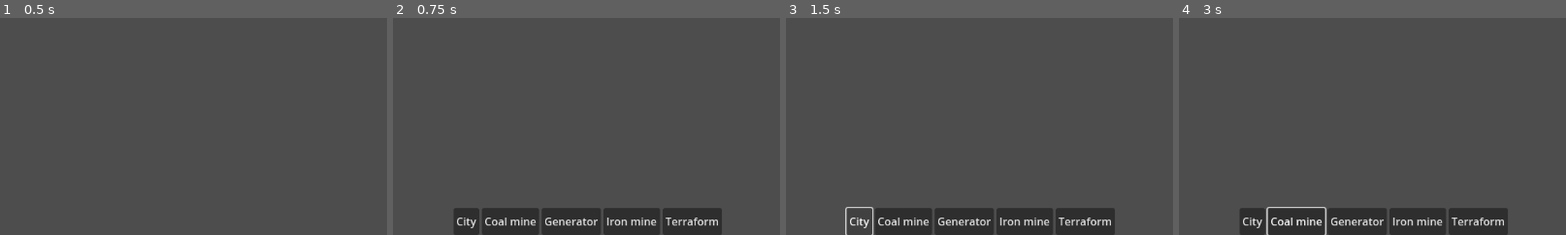
Above: before the commit, frames 1-4 (left to right).
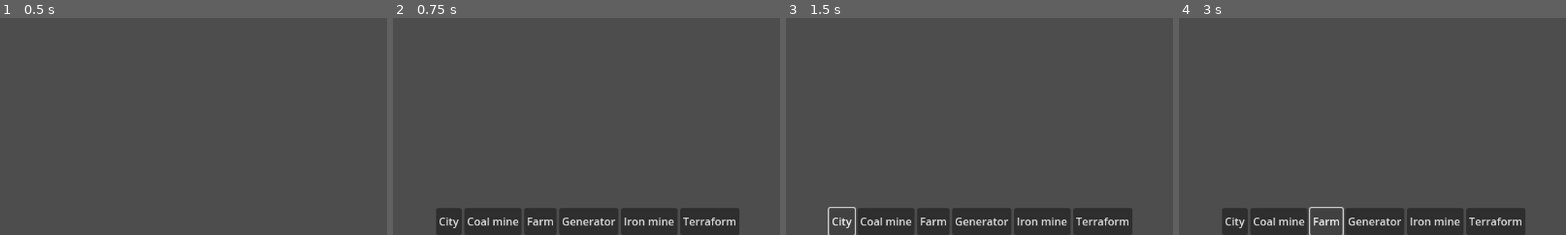
Above: after the commit, the same moments.

Repository: Kaszana102/GGJ2025
Game: Godot game, scene res://Scenes/main_menu.tscn
Same seed, same stepped clock (60 frames per second), same inputs: the game is played once before the commit and once after it. The project has no main scene, so this scene is started directly.
Inputs (mouse positions are % of the whole screen's width and height, from its top left):
- Up to frame 1 (0.5 s): no input
- Up to frame 2 (0.75 s): click "Play" at 0.5 s
- Up to frame 3 (1.5 s): click "City" at 1.25 s
- Up to frame 4 (3 s): click "Coal mine" at 2 s; click (44, 97) at 2.75 s, where only the run after the commit has a clickable "Farm"
The pictures show only the part of the screen within x 25-75%, y 50-100%; the shares and areas given below are measured in that part.

Frame 1 is identical in both runs. In frame 2, 3.1% of the frame differs, in the area x 11-90%, y 87-100%; in frame 3, 2.8%; in frame 4, 3.3%.
Error after the commit: Invalid call. Nonexistent function 'set_structure_ghost' in base 'Nil'. (res://Code/UI/build_structure_button.gd:14)

Commit message:
Placing structures from UI

Diff:
--- /dev/null
+++ b/ggj2025/Code/UI/build_structure_button.gd
@@ -0,0 +1,14 @@
+class_name BuildStructureButton
+
+extends Button
+
+
+@onready var colony_ui: ColonyUI = $"../.."
+
+@export var _structure_ghost: PackedScene
+
+func _ready() -> void:
+	pressed.connect(_on_pressed)
+
+func _on_pressed() -> void:
+	colony_ui.structure_placer.set_structure_ghost(_structure_ghost)
--- /dev/null
+++ b/ggj2025/Code/UI/colony_ui.gd
@@ -0,0 +1,5 @@
+class_name ColonyUI
+
+extends Control
+
+@export var structure_placer: StructurePlacer
--- a/ggj2025/Code/structures/structure_placer.gd
+++ b/ggj2025/Code/structures/structure_placer.gd
@@ -7,8 +7,11 @@
 var _structure_ghost: StructureGhost
 
 
-func set_structure_ghost(structure_ghost: StructureGhost) -> void:
-	_structure_ghost = structure_ghost
+func set_structure_ghost(structure_ghost_prefab: PackedScene) -> void:
+	var ghost = structure_ghost_prefab.instantiate()
+	get_tree().get_root().add_child(ghost)
+
+	_structure_ghost = ghost
 
 func clear_structure_ghost() -> void:
 	_structure_ghost.queue_free()
--- /dev/null
+++ b/ggj2025/Prefabs/Structures/Ghosts/city_ghost.tscn
@@ -0,0 +1,14 @@
+[gd_scene load_steps=4 format=3 uid="uid://t7y67sueah6u"]
+
+[ext_resource type="Script" path="res://Code/structures/structure_ghost.gd" id="1_uu6f7"]
+[ext_resource type="PackedScene" uid="uid://dyd7sto07crqg" path="res://Prefabs/Structures/city.tscn" id="2_11x4q"]
+
+[sub_resource type="SphereMesh" id="SphereMesh_3adjq"]
+
+[node name="CityGhost" type="Node3D"]
+script = ExtResource("1_uu6f7")
+structure = ExtResource("2_11x4q")
+
+[node name="MeshInstance3D" type="MeshInstance3D" parent="."]
+transform = Transform3D(1, 0, 0, 0, 1, 0, 0, 0, 1, 0, 0.1, 0)
+mesh = SubResource("SphereMesh_3adjq")
--- /dev/null
+++ b/ggj2025/Prefabs/Structures/Ghosts/coal_mine_ghost.tscn
@@ -0,0 +1,14 @@
+[gd_scene load_steps=4 format=3 uid="uid://435fcue1bac7"]
+
+[ext_resource type="Script" path="res://Code/structures/structure_ghost.gd" id="1_uj8d8"]
+[ext_resource type="PackedScene" uid="uid://bjkannkc13ctp" path="res://Prefabs/Structures/coal_mine.tscn" id="2_1ces7"]
+
+[sub_resource type="PrismMesh" id="PrismMesh_bi62b"]
+
+[node name="CoalMineGhost" type="Node3D"]
+script = ExtResource("1_uj8d8")
+structure = ExtResource("2_1ces7")
+
+[node name="MeshInstance3D" type="MeshInstance3D" parent="."]
+transform = Transform3D(1, 0, 0, 0, 1, 0, 0, 0, 1, 0, 0.1, 0)
+mesh = SubResource("PrismMesh_bi62b")
--- /dev/null
+++ b/ggj2025/Prefabs/Structures/Ghosts/farm_ghost.tscn
@@ -0,0 +1,14 @@
+[gd_scene load_steps=4 format=3 uid="uid://c6hej5vu88au1"]
+
+[ext_resource type="Script" path="res://Code/structures/structure_ghost.gd" id="1_euhxe"]
+[ext_resource type="PackedScene" uid="uid://dj5mq8cpsl0jx" path="res://Prefabs/Structures/farm.tscn" id="2_jvd5a"]
+
+[sub_resource type="CapsuleMesh" id="CapsuleMesh_gkrgj"]
+
+[node name="FarmGhost" type="Node3D"]
+script = ExtResource("1_euhxe")
+structure = ExtResource("2_jvd5a")
+
+[node name="MeshInstance3D" type="MeshInstance3D" parent="."]
+transform = Transform3D(1, 0, 0, 0, 1, 0, 0, 0, 1, 0, 0.1, 0)
+mesh = SubResource("CapsuleMesh_gkrgj")
--- /dev/null
+++ b/ggj2025/Prefabs/Structures/Ghosts/generator_ghost.tscn
@@ -0,0 +1,14 @@
+[gd_scene load_steps=4 format=3 uid="uid://23trqxb2pdny"]
+
+[ext_resource type="Script" path="res://Code/structures/structure_ghost.gd" id="1_hi3l8"]
+[ext_resource type="PackedScene" uid="uid://dasvxa31lf80u" path="res://Prefabs/Structures/generator.tscn" id="2_m02ha"]
+
+[sub_resource type="CylinderMesh" id="CylinderMesh_k1ln6"]
+
+[node name="GeneratorGhost" type="Node3D"]
+script = ExtResource("1_hi3l8")
+structure = ExtResource("2_m02ha")
+
+[node name="MeshInstance3D" type="MeshInstance3D" parent="."]
+transform = Transform3D(1, 0, 0, 0, 1, 0, 0, 0, 1, 0, 0.1, 0)
+mesh = SubResource("CylinderMesh_k1ln6")
--- /dev/null
+++ b/ggj2025/Prefabs/Structures/Ghosts/iron_mine_ghost.tscn
@@ -0,0 +1,14 @@
+[gd_scene load_steps=4 format=3 uid="uid://bftovcosquba4"]
+
+[ext_resource type="Script" path="res://Code/structures/structure_ghost.gd" id="1_3834o"]
+[ext_resource type="PackedScene" uid="uid://btnrbkcwu7j5i" path="res://Prefabs/Structures/iron_mine.tscn" id="2_wlxg0"]
+
+[sub_resource type="PrismMesh" id="PrismMesh_k044x"]
+
+[node name="IronMineGhost" type="Node3D"]
+script = ExtResource("1_3834o")
+structure = ExtResource("2_wlxg0")
+
+[node name="MeshInstance3D" type="MeshInstance3D" parent="."]
+transform = Transform3D(1, 0, 0, 0, 1, 0, 0, 0, 1, 0, 0.1, 0)
+mesh = SubResource("PrismMesh_k044x")
--- /dev/null
+++ b/ggj2025/Prefabs/Structures/Ghosts/terraformation_ghost.tscn
@@ -0,0 +1,14 @@
+[gd_scene load_steps=4 format=3 uid="uid://cnxqlfqslkxoh"]
+
+[ext_resource type="Script" path="res://Code/structures/structure_ghost.gd" id="1_w0qig"]
+[ext_resource type="PackedScene" uid="uid://c1fywu4be4bpa" path="res://Prefabs/Structures/terraformation_struct.tscn" id="2_rqnps"]
+
+[sub_resource type="TorusMesh" id="TorusMesh_ddnax"]
+
+[node name="TerraformationGhost" type="Node3D"]
+script = ExtResource("1_w0qig")
+structure = ExtResource("2_rqnps")
+
+[node name="MeshInstance3D" type="MeshInstance3D" parent="."]
+transform = Transform3D(1, 0, 0, 0, 1, 0, 0, 0, 1, 0, 0.1, 0)
+mesh = SubResource("TorusMesh_ddnax")
--- /dev/null
+++ b/ggj2025/Prefabs/Structures/city.tscn
@@ -0,0 +1,11 @@
+[gd_scene load_steps=3 format=3 uid="uid://dyd7sto07crqg"]
+
+[ext_resource type="Script" path="res://Code/structures/city.gd" id="1_c3aw6"]
+
+[sub_resource type="SphereMesh" id="SphereMesh_8kr81"]
+
+[node name="City" type="Node3D"]
+script = ExtResource("1_c3aw6")
+
+[node name="MeshInstance3D" type="MeshInstance3D" parent="."]
+mesh = SubResource("SphereMesh_8kr81")
--- a/ggj2025/Prefabs/Structures/coal_mine.tscn
+++ b/ggj2025/Prefabs/Structures/coal_mine.tscn
@@ -8,7 +8,12 @@
 type = 1
 amount = 1.0
 
+[sub_resource type="PrismMesh" id="PrismMesh_ty5jj"]
+
 [node name="CoalMine" type="Node3D"]
 script = ExtResource("1_8smuu")
 produced_resource_amount = 10.0
 production_requirement = SubResource("Resource_36b2d")
+
+[node name="MeshInstance3D" type="MeshInstance3D" parent="."]
+mesh = SubResource("PrismMesh_ty5jj")
--- a/ggj2025/Prefabs/Structures/farm.tscn
+++ b/ggj2025/Prefabs/Structures/farm.tscn
@@ -8,8 +8,13 @@
 type = 1
 amount = 1.0
 
+[sub_resource type="CapsuleMesh" id="CapsuleMesh_sty1g"]
+
 [node name="Farm" type="Node3D"]
 script = ExtResource("1_k8wq4")
 produced_resource_type = 3
 produced_resource_amount = 10.0
 production_requirement = SubResource("Resource_uvhpr")
+
+[node name="MeshInstance3D" type="MeshInstance3D" parent="."]
+mesh = SubResource("CapsuleMesh_sty1g")
--- a/ggj2025/Prefabs/Structures/generator.tscn
+++ b/ggj2025/Prefabs/Structures/generator.tscn
@@ -8,8 +8,13 @@
 type = 0
 amount = 1.0
 
+[sub_resource type="CylinderMesh" id="CylinderMesh_hwu7r"]
+
 [node name="Generator" type="Node3D"]
 script = ExtResource("1_bkumi")
 produced_resource_type = 1
 produced_resource_amount = 10.0
 production_requirement = SubResource("Resource_4fpvx")
+
+[node name="MeshInstance3D" type="MeshInstance3D" parent="."]
+mesh = SubResource("CylinderMesh_hwu7r")
--- a/ggj2025/Prefabs/Structures/iron_mine.tscn
+++ b/ggj2025/Prefabs/Structures/iron_mine.tscn
@@ -8,8 +8,13 @@
 type = 1
 amount = 1.0
 
+[sub_resource type="PrismMesh" id="PrismMesh_3446g"]
+
 [node name="IronMine" type="Node3D"]
 script = ExtResource("1_xoteh")
 produced_resource_type = 2
 produced_resource_amount = 10.0
 production_requirement = SubResource("Resource_u3a0b")
+
+[node name="MeshInstance3D" type="MeshInstance3D" parent="."]
+mesh = SubResource("PrismMesh_3446g")
--- a/ggj2025/Prefabs/Structures/terraformation_struct.tscn
+++ b/ggj2025/Prefabs/Structures/terraformation_struct.tscn
@@ -1,6 +1,11 @@
-[gd_scene load_steps=2 format=3 uid="uid://c1fywu4be4bpa"]
+[gd_scene load_steps=3 format=3 uid="uid://c1fywu4be4bpa"]
 
 [ext_resource type="Script" path="res://Code/structures/structure.gd" id="1_6uqwd"]
 
+[sub_resource type="TorusMesh" id="TorusMesh_o1o0r"]
+
 [node name="TerraformationStruct" type="Node3D"]
 script = ExtResource("1_6uqwd")
+
+[node name="MeshInstance3D" type="MeshInstance3D" parent="."]
+mesh = SubResource("TorusMesh_o1o0r")
--- a/ggj2025/Prefabs/Structures/test_structure.tscn
+++ /dev/null
@@ -1,13 +0,0 @@
-[gd_scene load_steps=3 format=3 uid="uid://irl3y74jd2hi"]
-
-[ext_resource type="Script" path="res://Code/structures/structure.gd" id="1_aojpp"]
-
-[sub_resource type="BoxMesh" id="BoxMesh_2ue2r"]
-size = Vector3(1, 2, 1)
-
-[node name="TestStructure" type="Node3D"]
-script = ExtResource("1_aojpp")
-
-[node name="MeshInstance3D" type="MeshInstance3D" parent="."]
-transform = Transform3D(1, 0, 0, 0, 1, 0, 0, 0, 1, 0, 1, 0)
-mesh = SubResource("BoxMesh_2ue2r")
--- a/ggj2025/Prefabs/Structures/test_structure_ghost.tscn
+++ /dev/null
@@ -1,15 +0,0 @@
-[gd_scene load_steps=4 format=3 uid="uid://dnrlyjun6im18"]
-
-[ext_resource type="Script" path="res://Code/structures/structure_ghost.gd" id="1_4yytf"]
-[ext_resource type="PackedScene" uid="uid://irl3y74jd2hi" path="res://Prefabs/Structures/test_structure.tscn" id="2_m7u5a"]
-
-[sub_resource type="BoxMesh" id="BoxMesh_hw5id"]
-size = Vector3(0.7, 2, 0.7)
-
-[node name="TestStructureGhost" type="Node3D"]
-script = ExtResource("1_4yytf")
-structure = ExtResource("2_m7u5a")
-
-[node name="MeshInstance3D" type="MeshInstance3D" parent="."]
-transform = Transform3D(1, 0, 0, 0, 1, 0, 0, 0, 1, 0, 1, 0)
-mesh = SubResource("BoxMesh_hw5id")
--- a/ggj2025/Prefabs/UI/colony_ui.tscn
+++ b/ggj2025/Prefabs/UI/colony_ui.tscn
@@ -1,7 +1,15 @@
-[gd_scene load_steps=3 format=3 uid="uid://dkdu5kucvf6n1"]
+[gd_scene load_steps=11 format=3 uid="uid://dkdu5kucvf6n1"]
 
+[ext_resource type="Script" path="res://Code/UI/colony_ui.gd" id="1_jkll5"]
 [ext_resource type="Script" path="res://Code/UI/resource_display.gd" id="1_t6ejh"]
+[ext_resource type="Script" path="res://Code/UI/build_structure_button.gd" id="2_6hutb"]
 [ext_resource type="Script" path="res://Code/UI/blackoutUI.gd" id="2_p513n"]
+[ext_resource type="PackedScene" uid="uid://435fcue1bac7" path="res://Prefabs/Structures/Ghosts/coal_mine_ghost.tscn" id="4_o02jt"]
+[ext_resource type="PackedScene" uid="uid://t7y67sueah6u" path="res://Prefabs/Structures/Ghosts/city_ghost.tscn" id="4_pnpm5"]
+[ext_resource type="PackedScene" uid="uid://c6hej5vu88au1" path="res://Prefabs/Structures/Ghosts/farm_ghost.tscn" id="6_1njcm"]
+[ext_resource type="PackedScene" uid="uid://23trqxb2pdny" path="res://Prefabs/Structures/Ghosts/generator_ghost.tscn" id="7_rplwf"]
+[ext_resource type="PackedScene" uid="uid://bftovcosquba4" path="res://Prefabs/Structures/Ghosts/iron_mine_ghost.tscn" id="8_v37mu"]
+[ext_resource type="PackedScene" uid="uid://cnxqlfqslkxoh" path="res://Prefabs/Structures/Ghosts/terraformation_ghost.tscn" id="9_ysd1l"]
 
 [node name="ColonyUi" type="Control"]
 layout_mode = 3
@@ -10,6 +18,7 @@
 anchor_bottom = 1.0
 grow_horizontal = 2
 grow_vertical = 2
+script = ExtResource("1_jkll5")
 
 [node name="ResourceDisplay" type="HBoxContainer" parent="."]
 layout_mode = 1
@@ -34,23 +43,39 @@
 [node name="CityButton" type="Button" parent="HBoxContainer2"]
 layout_mode = 2
 text = "City"
+script = ExtResource("2_6hutb")
+_structure_ghost = ExtResource("4_pnpm5")
 
 [node name="CoalMineButton" type="Button" parent="HBoxContainer2"]
 layout_mode = 2
 text = "Coal mine"
+script = ExtResource("2_6hutb")
+_structure_ghost = ExtResource("4_o02jt")
+
+[node name="FarmButton" type="Button" parent="HBoxContainer2"]
+layout_mode = 2
+text = "Farm"
+script = ExtResource("2_6hutb")
+_structure_ghost = ExtResource("6_1njcm")
 
 [node name="GeneratorButton" type="Button" parent="HBoxContainer2"]
 layout_mode = 2
 text = "Generator
 "
+script = ExtResource("2_6hutb")
+_structure_ghost = ExtResource("7_rplwf")
 
 [node name="IronMineButton" type="Button" parent="HBoxContainer2"]
 layout_mode = 2
 text = "Iron mine"
+script = ExtResource("2_6hutb")
+_structure_ghost = ExtResource("8_v37mu")
 
 [node name="TerraformButton" type="Button" parent="HBoxContainer2"]
 layout_mode = 2
 text = "Terraform"
+script = ExtResource("2_6hutb")
+_structure_ghost = ExtResource("9_ysd1l")
 
 [node name="BlackOutUI" type="HBoxContainer" parent="."]
 layout_mode = 1
--- a/ggj2025/Sandbox/Lenetis/camera_test_scene.tscn
+++ b/ggj2025/Sandbox/Lenetis/camera_test_scene.tscn
@@ -37,7 +37,6 @@
 [node name="MeshInstance3D3" type="MeshInstance3D" parent="."]
 mesh = SubResource("SphereMesh_k8f8k")
 
-[node name="RaycastCamera" type="Camera3D" parent="." node_paths=PackedStringArray("raycast_indicator")]
+[node name="RaycastCamera" type="Camera3D" parent="."]
 transform = Transform3D(1, 0, 0, 0, 1, 0, 0, 0, 1, 0, 1.86, 0)
 script = ExtResource("1_emloq")
-raycast_indicator = NodePath("../MeshInstance3D3")
--- a/ggj2025/Sandbox/Lenetis/structure_placer_test.tscn
+++ b/ggj2025/Sandbox/Lenetis/structure_placer_test.tscn
@@ -1,15 +1,49 @@
-[gd_scene load_steps=8 format=3 uid="uid://c2v2bepsfr3vw"]
+[gd_scene load_steps=14 format=3 uid="uid://1kbwaa3jprxn"]
 
 [ext_resource type="Script" path="res://Code/Camera/camera_raycast.gd" id="1_egydw"]
 [ext_resource type="Script" path="res://Code/UI/test_ui.gd" id="2_njneh"]
 [ext_resource type="Script" path="res://Code/structures/structure_placer.gd" id="3_1tu4x"]
-[ext_resource type="PackedScene" uid="uid://dnrlyjun6im18" path="res://Prefabs/Structures/test_structure_ghost.tscn" id="3_w4c7i"]
+[ext_resource type="Script" path="res://Code/structures/structure_ghost.gd" id="4_ad73s"]
+[ext_resource type="Script" path="res://Code/structures/structure.gd" id="5_0tr3g"]
+[ext_resource type="PackedScene" uid="uid://dkdu5kucvf6n1" path="res://Prefabs/UI/colony_ui.tscn" id="5_pny3v"]
 
 [sub_resource type="BoxMesh" id="BoxMesh_0e3qe"]
 
 [sub_resource type="BoxShape3D" id="BoxShape3D_sb4hh"]
 
 [sub_resource type="SphereMesh" id="SphereMesh_k8f8k"]
+
+[sub_resource type="BoxMesh" id="BoxMesh_2ue2r"]
+size = Vector3(1, 2, 1)
+
+[sub_resource type="PackedScene" id="PackedScene_1f8eq"]
+_bundled = {
+"conn_count": 0,
+"conns": PackedInt32Array(),
+"editable_instances": [],
+"names": PackedStringArray("TestStructure", "Node3D", "script", "MeshInstance3D", "MeshInstance3D", "transform", "mesh"),
+"node_count": 2,
+"node_paths": [NodePath(".")],
+"nodes": PackedInt32Array(-1, -1, 1, 0, -1, 1, 2, 0, 0, 1073741824, 0, 4, 3, -1, 2, 5, 1, 6, 2, 0),
+"variants": [ExtResource("5_0tr3g"), Transform3D(1, 0, 0, 0, 1, 0, 0, 0, 1, 0, 1, 0), SubResource("BoxMesh_2ue2r")],
+"version": 3
+}
+
+[sub_resource type="BoxMesh" id="BoxMesh_hw5id"]
+size = Vector3(0.7, 2, 0.7)
+
+[sub_resource type="PackedScene" id="PackedScene_dpptq"]
+_bundled = {
+"conn_count": 0,
+"conns": PackedInt32Array(),
+"editable_instances": [],
+"names": PackedStringArray("TestStructureGhost", "Node3D", "script", "structure", "MeshInstance3D", "MeshInstance3D", "transform", "mesh"),
+"node_count": 2,
+"node_paths": [NodePath(".")],
+"nodes": PackedInt32Array(-1, -1, 1, 0, -1, 2, 2, 0, 3, 1, 0, 1073741824, 0, 5, 4, -1, 2, 6, 2, 7, 3, 0),
+"variants": [ExtResource("4_ad73s"), SubResource("PackedScene_1f8eq"), Transform3D(1, 0, 0, 0, 1, 0, 0, 0, 1, 0, 1, 0), SubResource("BoxMesh_hw5id")],
+"version": 3
+}
 
 [node name="TestScene" type="Node3D"]
 
@@ -40,15 +74,18 @@
 [node name="MeshInstance3D3" type="MeshInstance3D" parent="."]
 mesh = SubResource("SphereMesh_k8f8k")
 
+[node name="StructurePlacer" type="Node" parent="." node_paths=PackedStringArray("_camera")]
+script = ExtResource("3_1tu4x")
+_camera = NodePath("../RaycastCamera")
+
 [node name="RaycastCamera" type="Camera3D" parent="."]
 transform = Transform3D(1, 0, 0, 0, 1, 0, 0, 0, 1, 0, 1.86, 0)
 script = ExtResource("1_egydw")
 
 [node name="TestUI" type="Node" parent="RaycastCamera" node_paths=PackedStringArray("_structure_placer")]
 script = ExtResource("2_njneh")
-_structure_placer = NodePath("../StructurePlacer")
-_structure_ghost_prefab = ExtResource("3_w4c7i")
+_structure_placer = NodePath("../../StructurePlacer")
+_structure_ghost_prefab = SubResource("PackedScene_dpptq")
 
-[node name="StructurePlacer" type="Node" parent="RaycastCamera" node_paths=PackedStringArray("_camera")]
-script = ExtResource("3_1tu4x")
-_camera = NodePath("..")
+[node name="ColonyUi" parent="." node_paths=PackedStringArray("structure_placer") instance=ExtResource("5_pny3v")]
+structure_placer = NodePath("../StructurePlacer")
Not shown: 1 places in ggj2025/Prefabs/Structures/coal_mine.tscn that only renumber resources
Not shown: 1 places in ggj2025/Prefabs/Structures/farm.tscn that only renumber resources
Not shown: 1 places in ggj2025/Prefabs/Structures/generator.tscn that only renumber resources
Not shown: 1 places in ggj2025/Prefabs/Structures/iron_mine.tscn that only renumber resources
Not shown: 1 places in ggj2025/Sandbox/Kuba/blackout_test.tscn that only renumber resources
